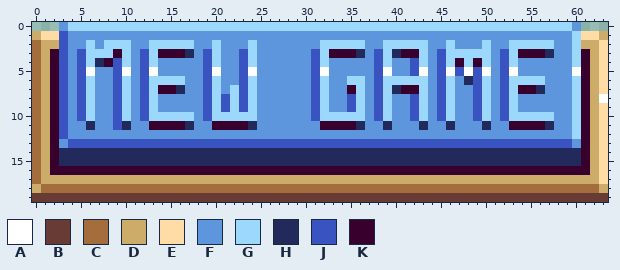
A pixel-art file gets an edit: graphics/newGameButton.aseprite. The first picture shows the starting point.
64x20 pixels, 1 frame.
Palette (. is transparent): A #ffffff  B #683c34  C #a36d3e  D #ccac68  E #ffdba5  F #5e96dd  G #9cd8fc  H #222a5c  J #3953c0  K #38002c
New version:
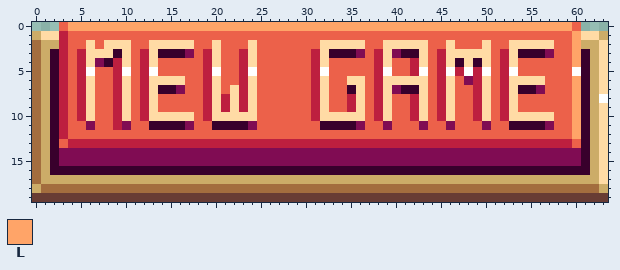
Colours new in this view: L #ffa468
From the commit log: Recolored with orange ramp.
Change:
Colour F changes from #5e96dd to #ec614a.
Colour H changes from #222a5c to #800c53.
Colour J changes from #3953c0 to #bd1f3f.
Layers "NEW GAME", "Button":
The edit turns colour G into colour E in row 2 at x 6, 8 to 10, 13 to 17, 20, 24, 32 to 36, 39 to 43, 46, 50 and 53 to 57; in row 3 at x 6 to 8, 10, 13, 20, 24, 32, 39, 43, 46 to 50 and 53; in row 4 at x 6, 10, 13, 20, 24, 32, 39, 43, 46, 48, 50 and 53; in row 6 at x 6, 10, 13 to 16, 20, 24, 32, 35 to 36, 39 to 43, 46, 50 and 53 to 56; in rows 7 to 9 at x 6, 10, 13, 20, 22, 24, 32, 36, 39, 43, 46, 50 and 53; in row 10 at x 6, 10, 13 to 17, 20 to 24, 32 to 36, 39, 43, 46, 50 and 53 to 57.
The edit turns colour G into colour L in row 0 at x 4 to 59; in rows 1 to 4 at x 60; in rows 6 to 12 at x 60.
Pixel boxes of the changes (left, top, right, bottom) in both pictures:
changed: (59, 22, 581, 166)
